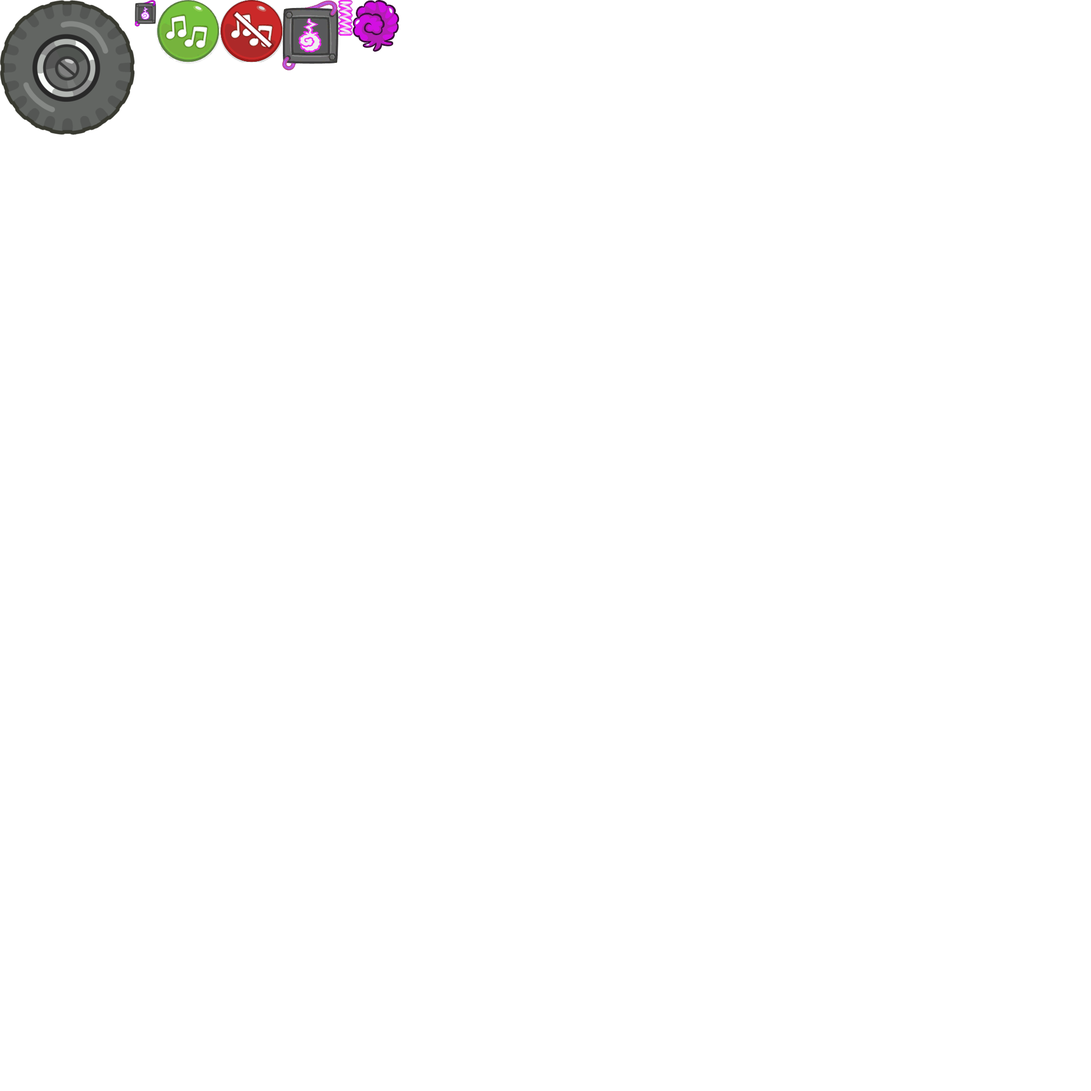
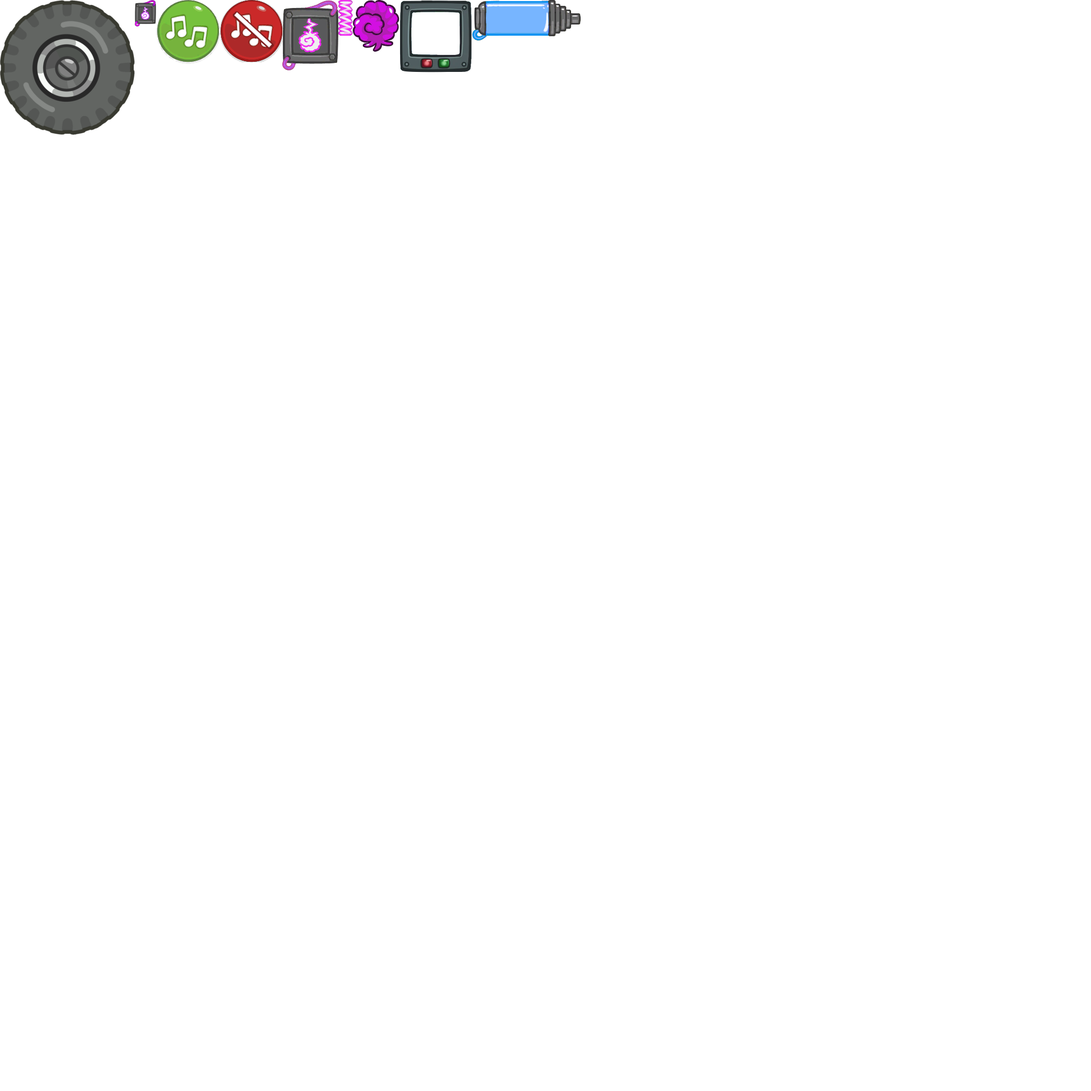
Revision of a layered (1091, 1091) image; what changed, layer by layer:
added layer "Large Alien Gun" above "Pasted Layer" over [472, 0, 581, 42]
added layer "Pasted Layer" above "Second APBB Glove" over [399, 0, 473, 73]
